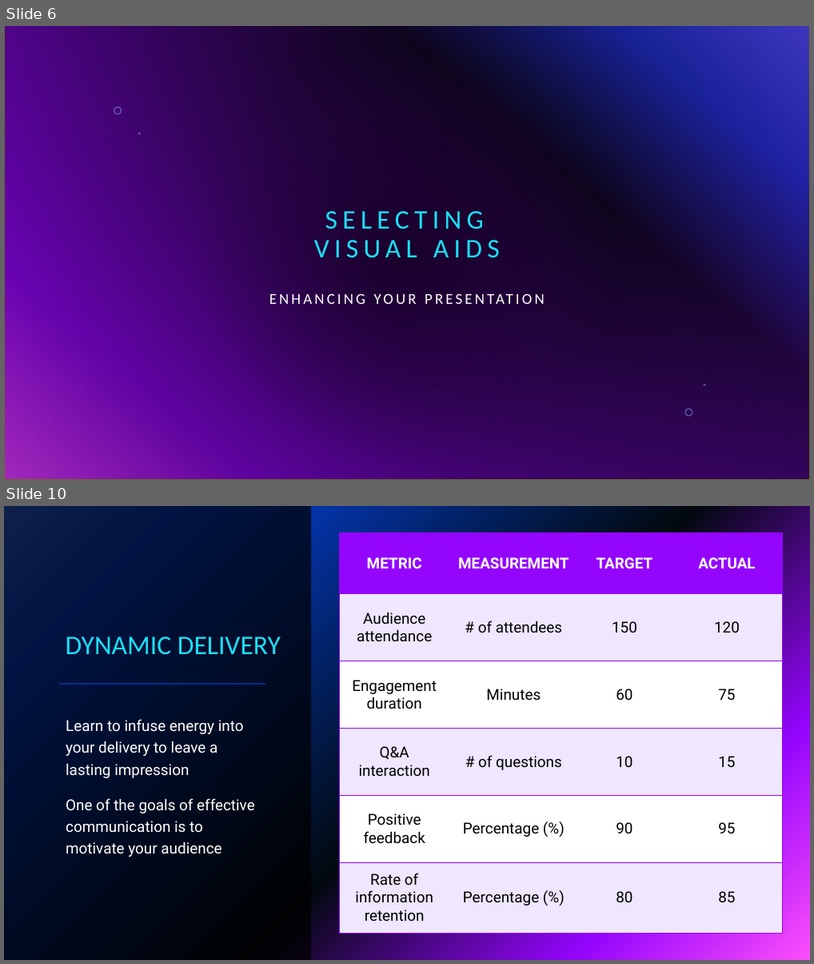
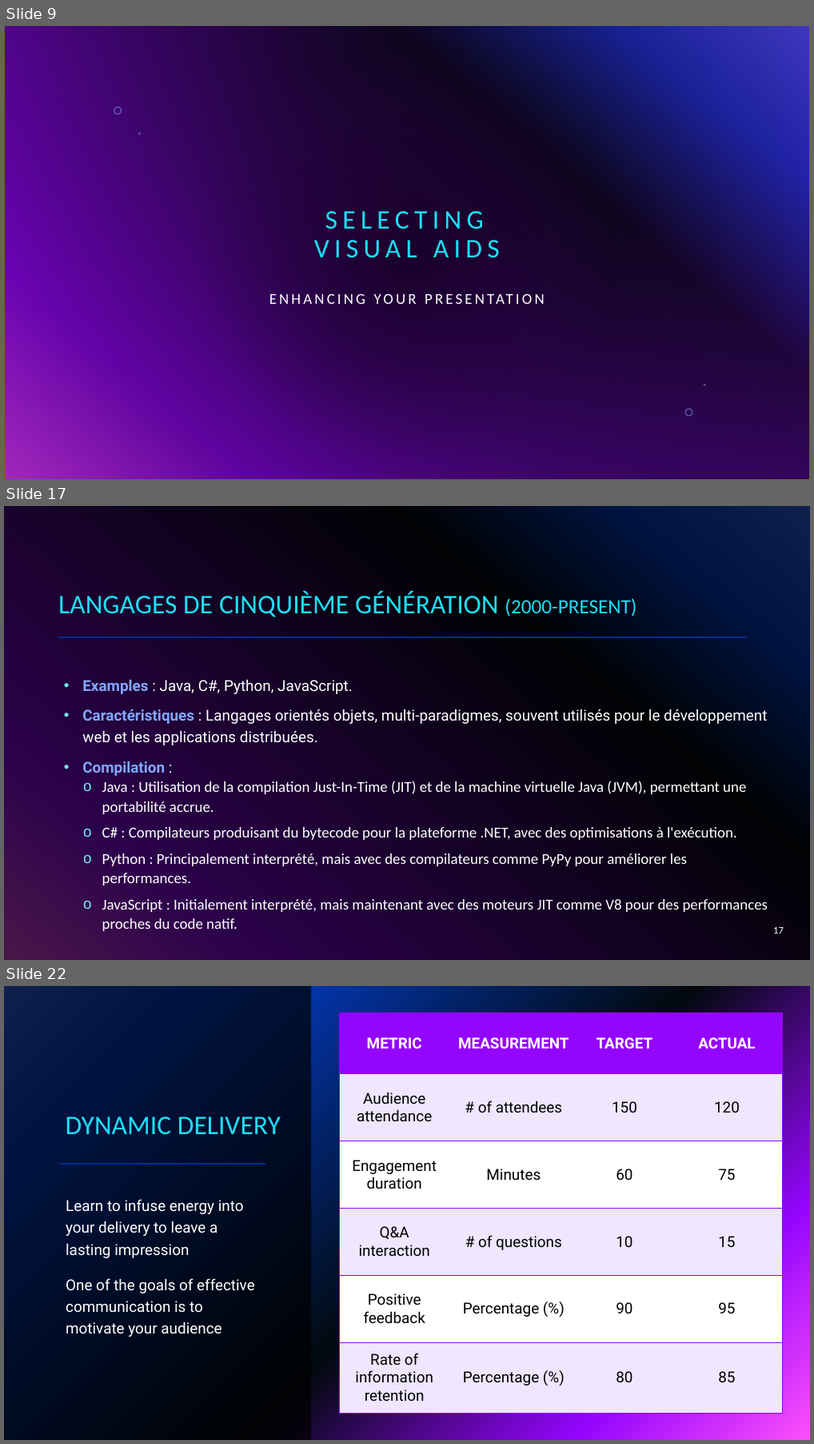
Before and after one commit to Firasss000/TLC, a slide deck: Theorie des langages.pptx. Shown one above the other, each under a label of ours: slides 6 and 10 before the commit, slides 9, 17 and 22 after it; the slides between them are not shown. The pictures are 814x964 and 814x1444 pixels, drawn with LibreOffice and Linux fonts; fonts in the diff are those of the drawing; background and template pictures are left out. Boxes give left, top, right and bottom in pixels: in the first picture for what was removed or moved away, otherwise in the second. Text is boxed around its words. In the diff, an @@ line names an element or a change of style, - is before the commit and + after.

```diff
--- a/Theorie des langages.pptx
+++ b/Theorie des langages.pptx
@@ slide 17 added at bbox=[4, 506, 810, 960], background gradient #316CFC to #0343DF to #02090E to #9405FC to #FC4EFB @@
@@ rectangle added at bbox=[4, 506, 810, 960], fill #000000 at 70% opacity @@
@@ title added at bbox=[58, 592, 637, 617], 32 pt, text #1CDFF5 @@
+LANGAGES DE CINQUIÈME GÉNÉRATION (2000-PRESENT)
@@ line added from (58, 637) to (748, 637), #9405FC 2 pt @@
@@ text added at bbox=[82, 679, 769, 912], 18 pt, text #FFFFFF @@
+• Examples : Java, C#, Python, JavaScript.
+• Caractéristiques : Langages orientés objets, multi-paradigmes, souvent utilisés pour le développement web et les applications distribuées.
+• Compilation :
+    o Java : Utilisation de la compilation Just-In-Time (JIT) et de la machine virtuelle Java (JVM), permettant une portabilité accrue.
+    o C# : Compilateurs produisant du bytecode pour la plateforme .NET, avec des optimisations à l'exécution.
+    o Python : Principalement interprété, mais avec des compilateurs comme PyPy pour améliorer les performances.
+    o JavaScript : Initialement interprété, mais maintenant avec des moteurs JIT comme V8 pour des performances proches du code natif.
@@ page number added at bbox=[774, 927, 784, 933], 12 pt, text #FFFFFF @@
+17
@@ what was slide 6 is now slide 9 @@
@@ what was slide 10 is now slide 22 @@
```
Also in this commit, not shown: 17 other slides added, 8 slides removed.
